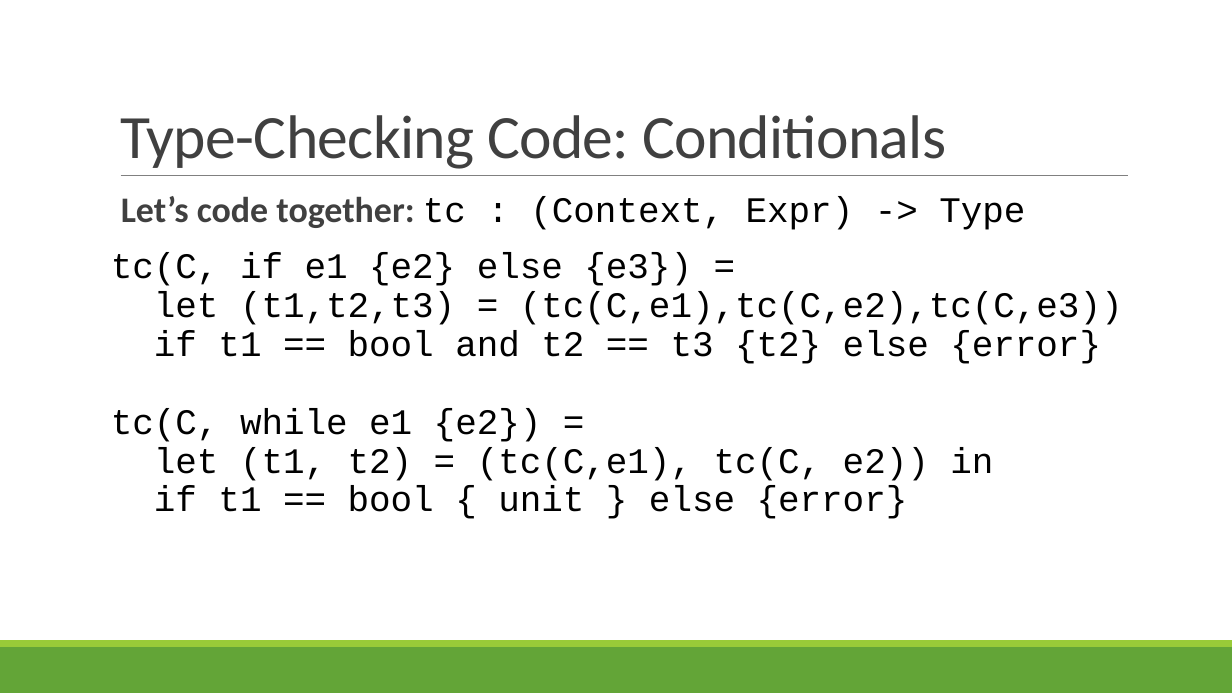
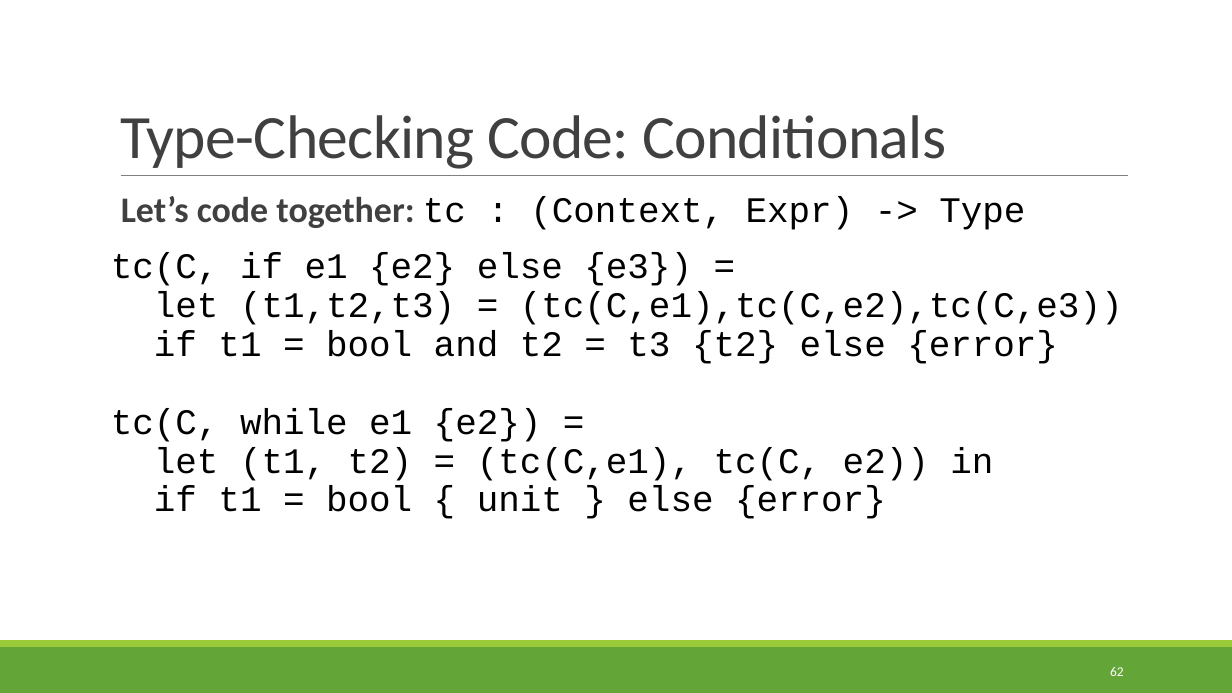
Before and after one commit to rbohrer/pl-course, a slide deck: slide 62 of LectureSlides/07Types.pptx (slide 63 before the commit). Drawn at 1232x693 pixels with LibreOffice and Linux fonts; fonts in the diff are those of the drawing. Boxes give left, top, right and bottom in pixels: in the first picture for what was removed or moved away, otherwise in the second. Text is boxed around its words. In the diff, an @@ line names an element or a change of style, - is before the commit and + after.

```diff
--- a/LectureSlides/07Types.pptx
+++ b/LectureSlides/07Types.pptx
@@ text at (x1=111, y1=253, x2=1123, y2=519): text changed @@
-tc(C, if e1 {e2} else {e3}) =
-let (t1,t2,t3) = (tc(C,e1),tc(C,e2),tc(C,e3))
-if t1 == bool and t2 == t3 {t2} else {error}
-tc(C, while e1 {e2}) =
-let (t1, t2) = (tc(C,e1), tc(C, e2)) in
-if t1 == bool { unit } else {error}
+tc(C, if e1 {e2} else {e3}) =
+let (t1,t2,t3) = (tc(C,e1),tc(C,e2),tc(C,e3))
+if t1 = bool and t2 = t3 {t2} else {error}
+tc(C, while e1 {e2}) =
+let (t1, t2) = (tc(C,e1), tc(C, e2)) in
+if t1 = bool { unit } else {error}
@@ page number added at (x1=1110, y1=667, x2=1124, y2=676), 10.5 pt, text #FFFFFF @@
+62
```
Also in this commit, not shown: 70 other slides changed, 1 slide removed.
